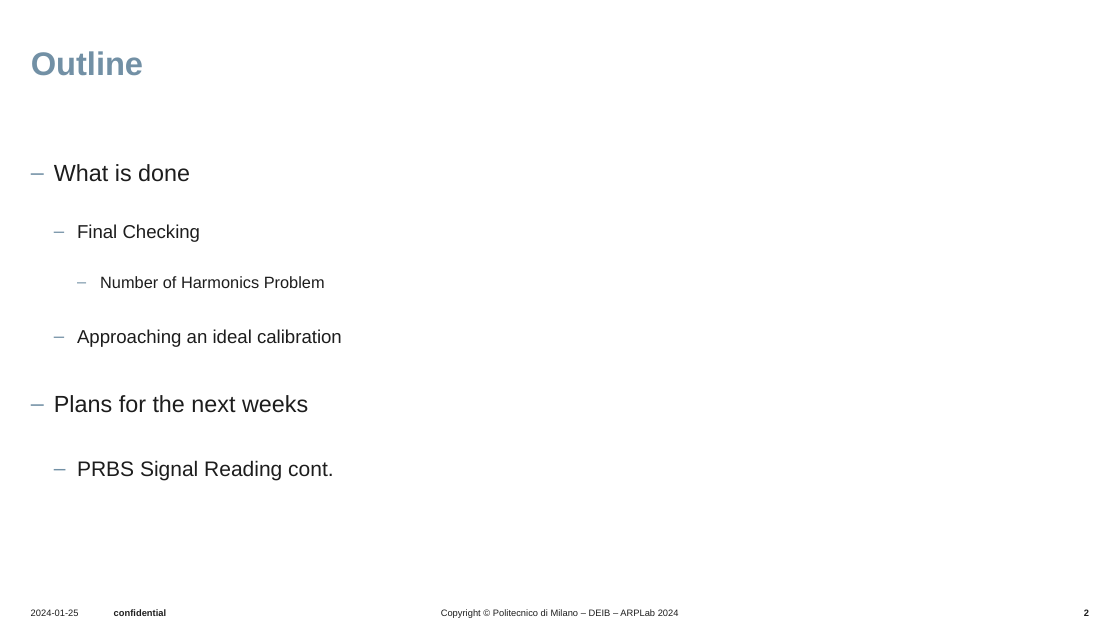
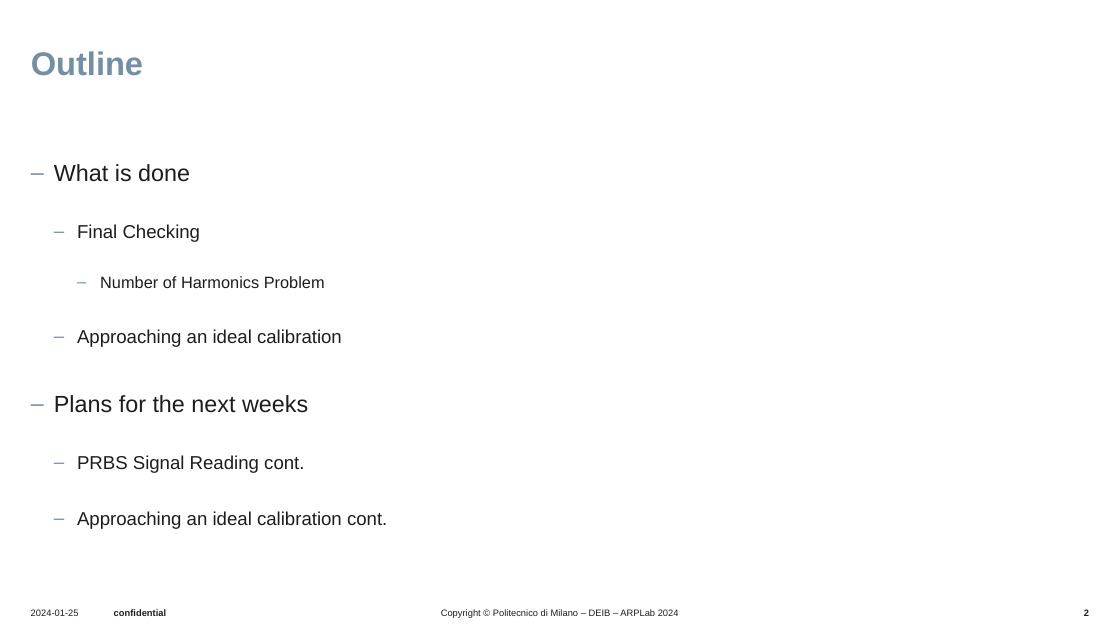
Before and after one commit to UseProxy305/thesisWork, a slide deck: slide 2 of Presentations/presentation5_4_sep/20250904_bi.pptx. Drawn at 1120x630 pixels with LibreOffice and Linux fonts; fonts in the diff are those of the drawing; background and template pictures are left out. Boxes give left, top, right and bottom in pixels: in the first picture for what was removed or moved away, otherwise in the second. Text is boxed around its words. In the diff, an @@ line names an element or a change of style, - is before the commit and + after.

```diff
--- a/Presentations/presentation5_4_sep/20250904_bi.pptx
+++ b/Presentations/presentation5_4_sep/20250904_bi.pptx
@@ text at [77, 455, 304, 473]: size 18 to 16 pt in "PRBS Signal Reading cont." @@
@@ text at [77, 511, 387, 529]: paragraph added @@
+  ‒ Approaching an ideal calibration cont.
```
Also in this commit, not shown: 4 other slides changed.
